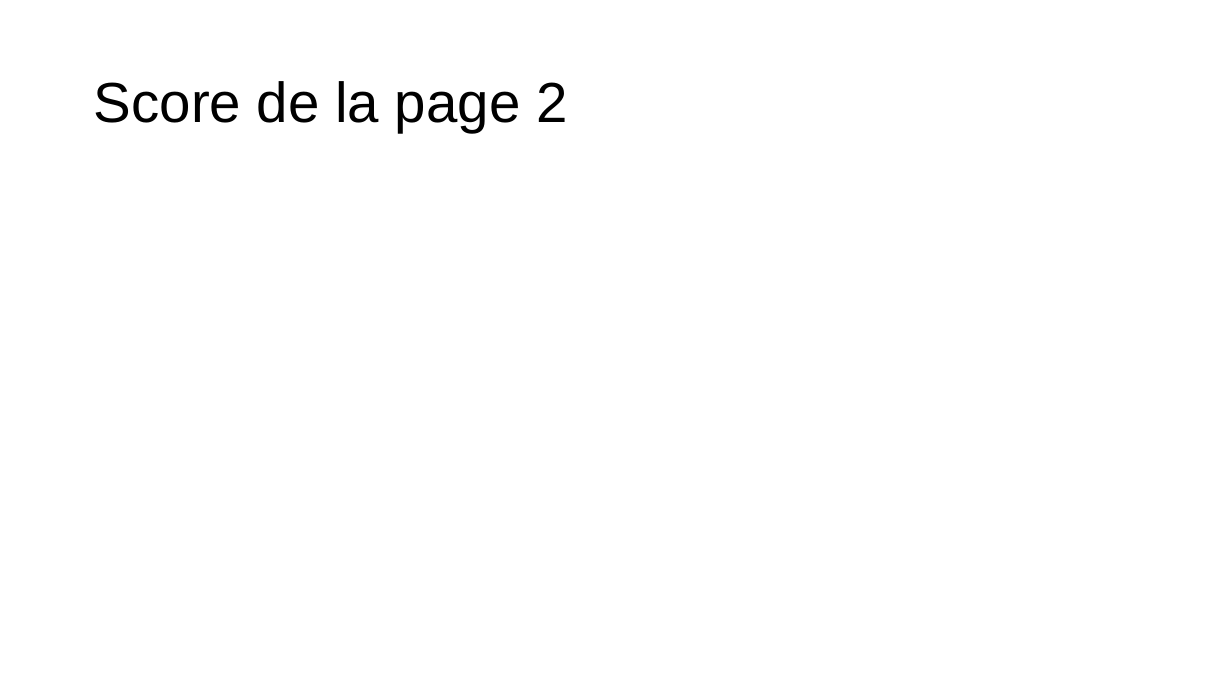
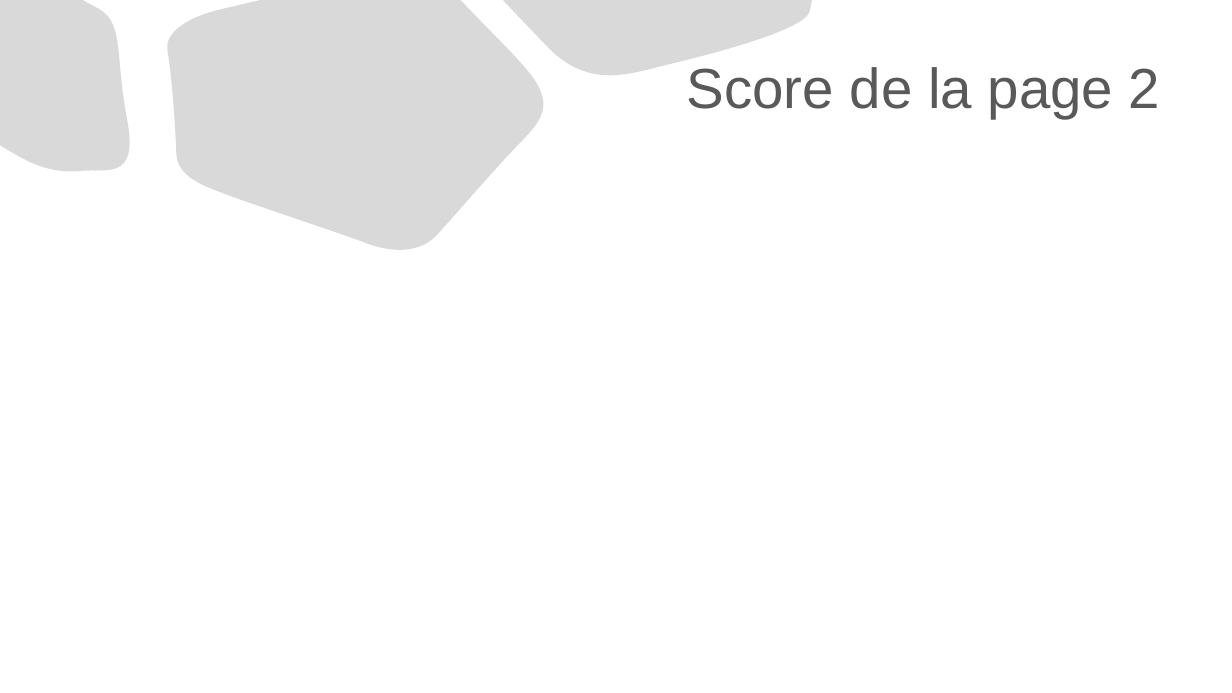
Before and after one commit to LKONATE-c/projet04open-class-room, a slide deck: slide 3 of Diaporama2.pptx (slide 4 before the commit). Drawn at 1232x693 pixels with LibreOffice and Linux fonts; fonts in the diff are those of the drawing; background and template pictures are left out. Boxes give left, top, right and bottom in pixels: in the first picture for what was removed or moved away, otherwise in the second. Text is boxed around its words. In the diff, an @@ line names an element or a change of style, - is before the commit and + after.

```diff
--- a/Diaporama2.pptx
+++ b/Diaporama2.pptx
@@ freeform shape added at [0,0,139,182], fill #D9D9D9, outline #000000 0.75 pt @@
@@ title "Score de la page 2": place and size @@
-title "Score de la page 2" at [94,81,567,132]
+title "Score de la page 2" at [687,67,1160,118]
@@ title "Score de la page 2" at [687,67,1160,118]: text colour #000000 to #595959; alignment left to right; line spacing 0.9 to 1 @@
@@ freeform shape added at [165,0,554,263], fill #D9D9D9, outline #000000 0.75 pt @@
@@ freeform shape added at [503,0,811,91], fill #D9D9D9, outline #000000 0.75 pt @@
```
Also in this commit, not shown: 5 other slides changed, 19 slides added, 1 slide removed, 4 other files.
